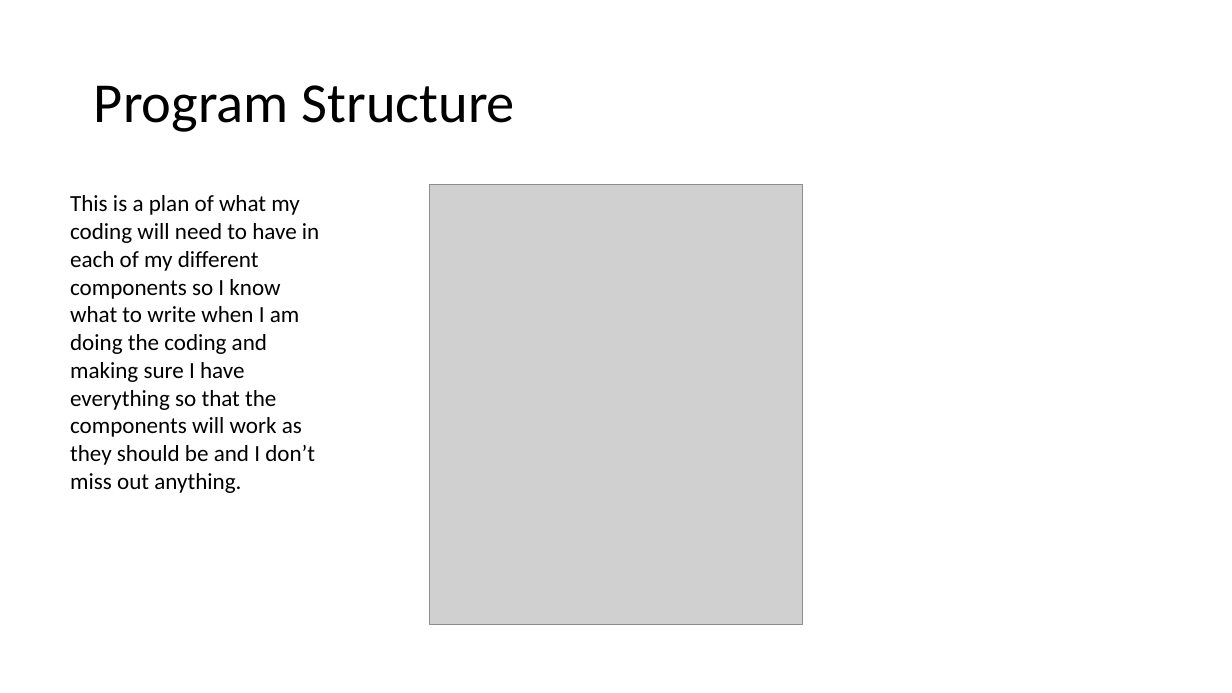
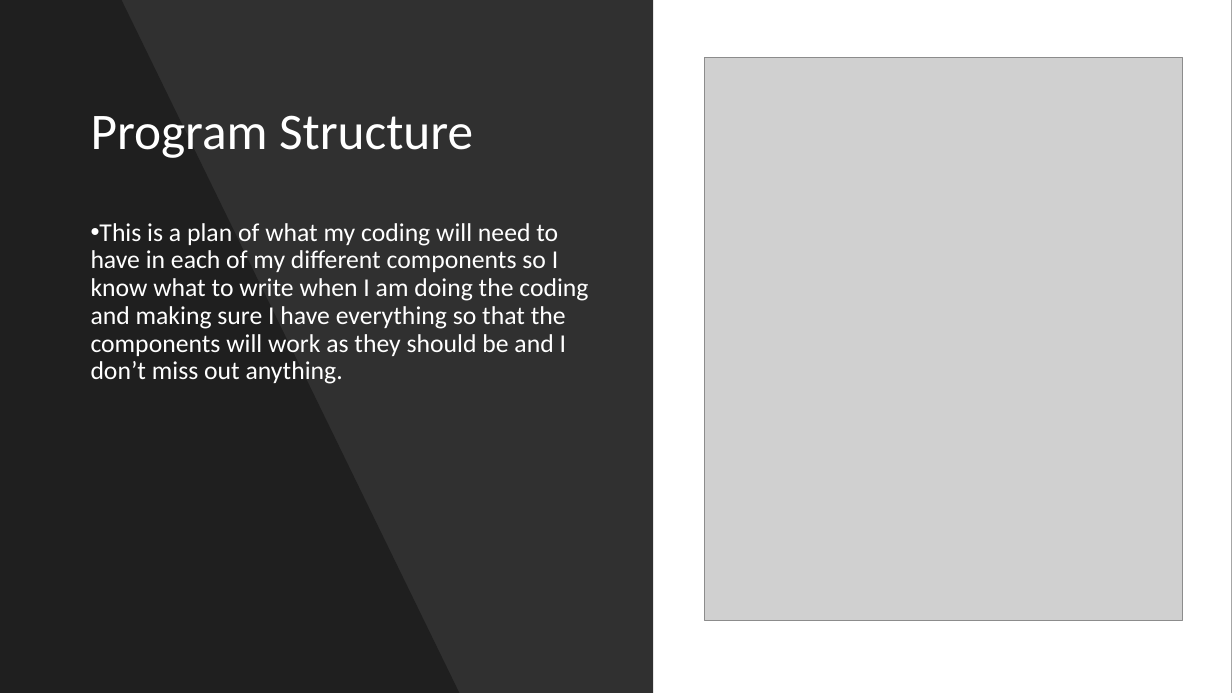
Before and after one commit to morrisj70800/01_Assesment, a slide deck: slide 3 of Programming Assesment.pptx. Drawn at 1232x693 pixels with LibreOffice and Linux fonts; fonts in the diff are those of the drawing; grey boxes stand for pictures. Boxes give left, top, right and bottom in pixels: in the first picture for what was removed or moved away, otherwise in the second. Text is boxed around its words. In the diff, an @@ line names an element or a change of style, - is before the commit and + after.

```diff
--- a/Programming Assesment.pptx
+++ b/Programming Assesment.pptx
@@ background #FFFFFF to #000000 @@
@@ rectangle added at <box>0,0,1232,693</box>, fill #FFFFFF @@
@@ rectangle added at <box>0,0,653,693</box>, fill #000000 at 81% opacity @@
@@ freeform shape added at <box>0,0,459,693</box>, fill #000000 at 35% opacity @@
@@ picture: place and size @@
-picture at <box>429,185,803,625</box>
+picture at <box>704,57,1183,620</box>
@@ title "Program Structure": place and size @@
-title "Program Structure" at <box>94,85,515,132</box>
+title "Program Structure" at <box>91,115,473,158</box>
@@ title "Program Structure" at <box>91,115,473,158</box>: size 44 to 40 pt, text colour #000000 to #FFFFFF @@
@@ text "This is a plan of ...": place and size @@
-text "This is a plan of ..." at <box>70,195,319,493</box>
+text "This is a plan of ..." at <box>91,223,588,384</box>
@@ text "This is a plan of ..." at <box>91,223,588,384</box>: size 18 to 20 pt, text colour #000000 to #FFFFFF; bullet none to •; line spacing 1 to 0.9; more space between paragraphs @@
```
Also in this commit, not shown: 11 other slides changed, 1 slide added, 3 other files.
